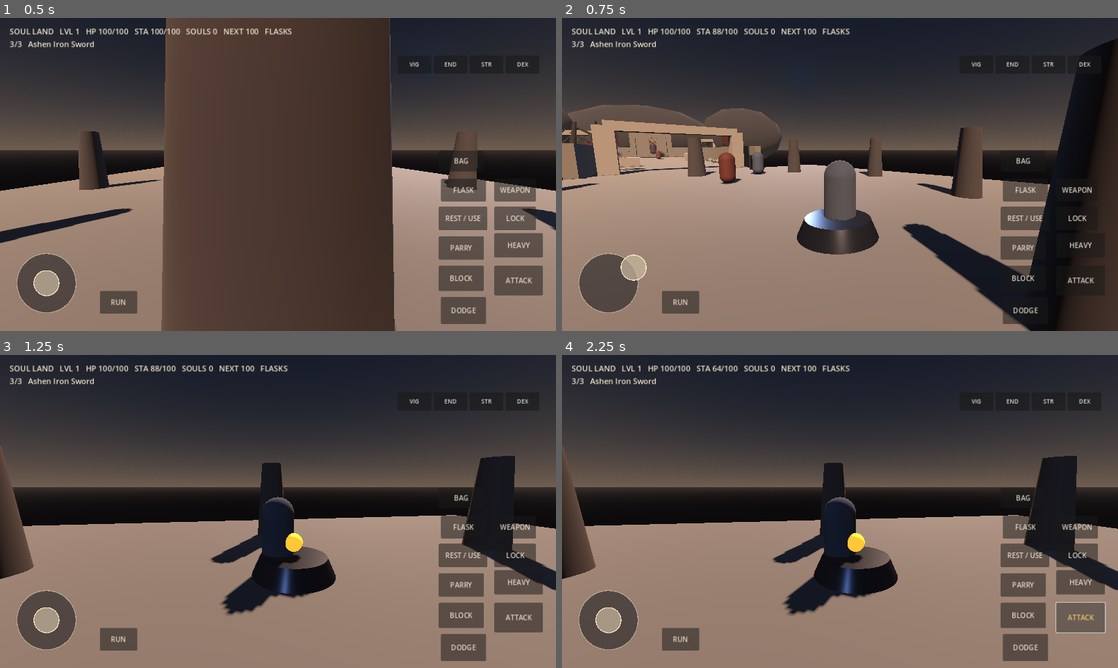
Above: before the commit, frames 1-4 (two rows, left to right).
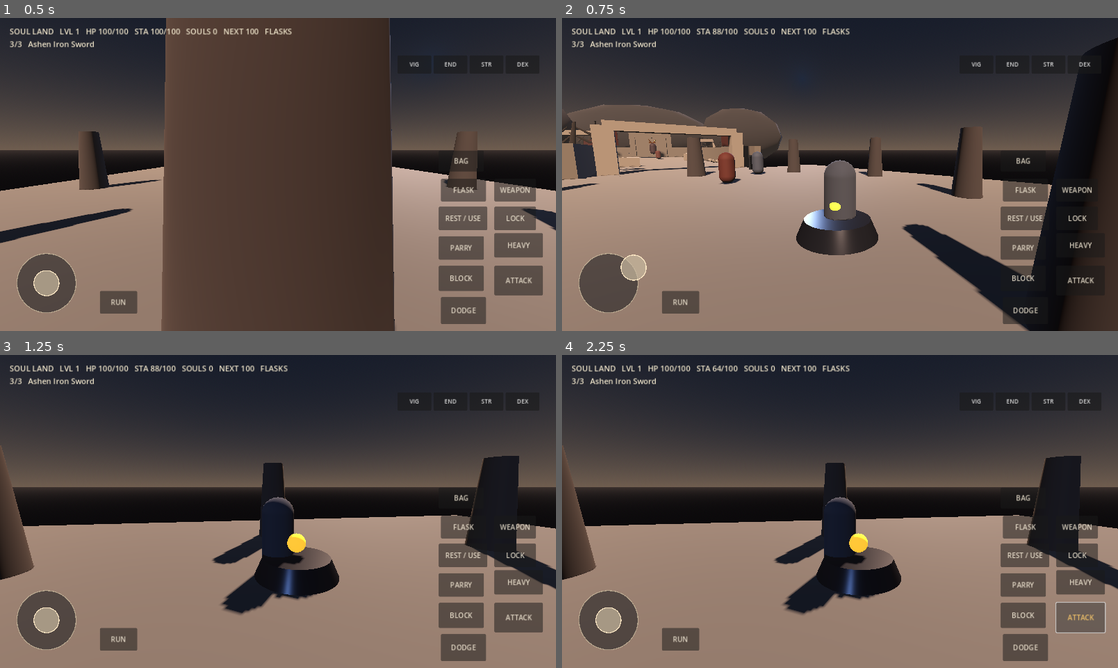
Above: after the commit, the same moments.

Repository: codingscenes2-cyber/SoulLans
Game: Godot game, scene res://scenes/main.tscn
The game is run twice, just before and just after one commit, with the same random seed, the same clock (stepped at 60 frames per second) and the same inputs.
Inputs (mouse positions are in pixels of both pictures, inside the frame that each line leads up to):
- Up to frame 1 (0.5 s): no input
- Up to frame 2 (0.75 s): drag from (606, 284) to (895, 105) at 0.52 s
- Up to frame 3 (1.25 s): no input
- Up to frame 4 (2.25 s): drag from (728, 527) to (812, 574) at 1.27 s; click "ATTACK" at 2 s

Frame 1 is identical in both runs. In frame 2, 0.7% of the frame differs, in the area x 0-100%, y 6-100%; in frame 3, 1.3%, in the area x 0-100%, y 28-84%; in frame 4, 1.3%.

Commit message:
Tune armour load tiers for the starter set

Diff:
--- a/scripts/player_controller.gd
+++ b/scripts/player_controller.gd
@@ -263,7 +263,7 @@
     var armor: Dictionary = GameState.get_armor_stats()
     armor_defense = maxf(0.0, float(armor.get("defense", 0.0)))
     equip_load = maxf(0.0, float(armor.get("weight", 0.0)))
-    equip_load_tier = "light" if equip_load <= 4.0 else ("medium" if equip_load <= 8.0 else "heavy")
+    equip_load_tier = "light" if equip_load <= 6.0 else ("medium" if equip_load <= 12.0 else "heavy")
 
 func get_movement_load_multiplier() -> float:
     match equip_load_tier:
